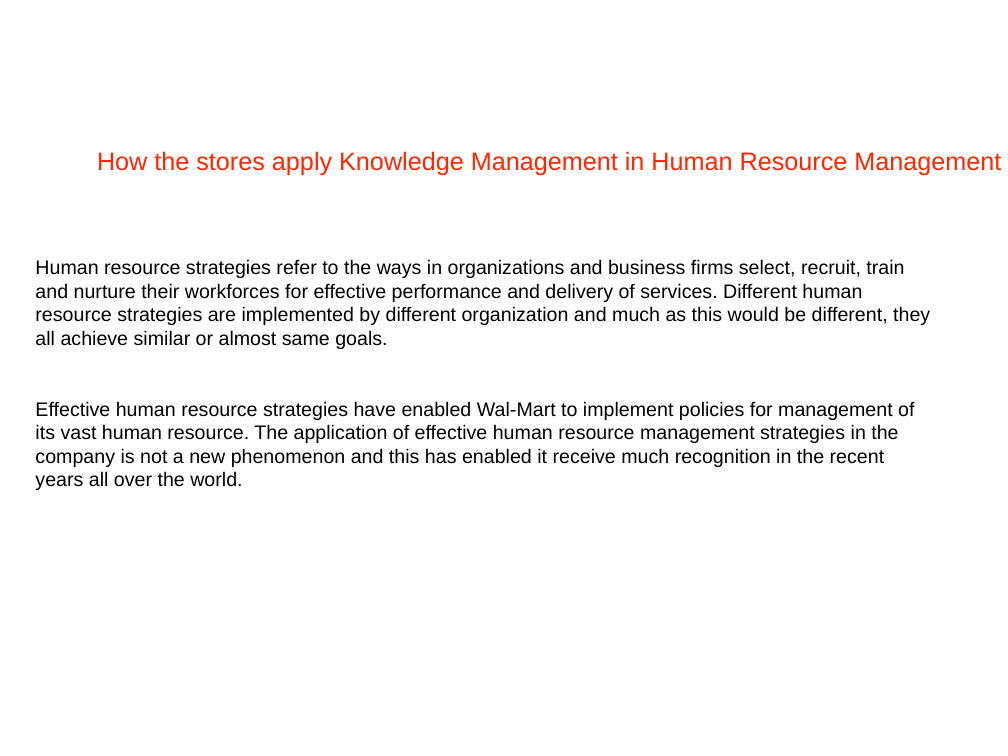
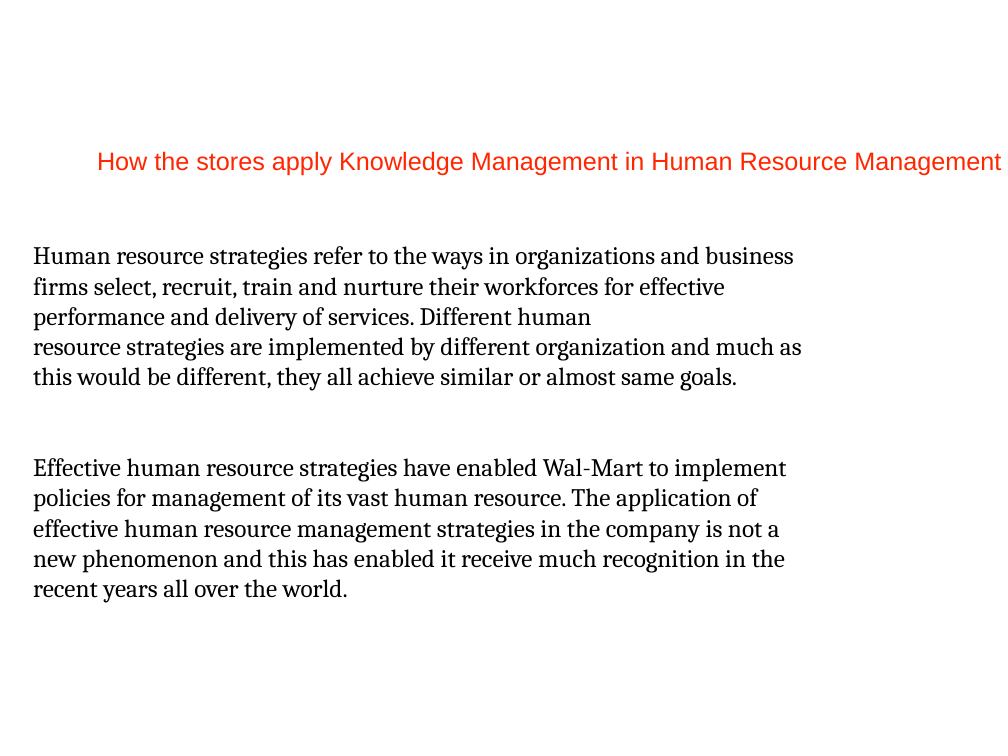
Before and after one commit to asinghania71/KM_PROJECT, a slide deck: slide 9 of kmppt.pptx (slide 6 before the commit). Drawn at 1008x756 pixels with LibreOffice and Linux fonts; fonts in the diff are those of the drawing; background and template pictures are left out. Boxes give left, top, right and bottom in pixels: in the first picture for what was removed or moved away, otherwise in the second. Text is boxed around its words. In the diff, an @@ line names an element or a change of style, - is before the commit and + after.

```diff
--- a/kmppt.pptx
+++ b/kmppt.pptx
@@ text "Human resource strategies refer to ...": place and size @@
-text "Human resource strategies refer to ..." at [35,259,930,490]
+text "Human resource strategies refer to ..." at [33,246,802,603]
@@ text "Human resource strategies refer to ..." at [33,246,802,603]: size 14 to 18 pt, font Arial to Cambria @@
```
Also in this commit, not shown: 11 other slides changed, 7 slides added, 1 other file.
